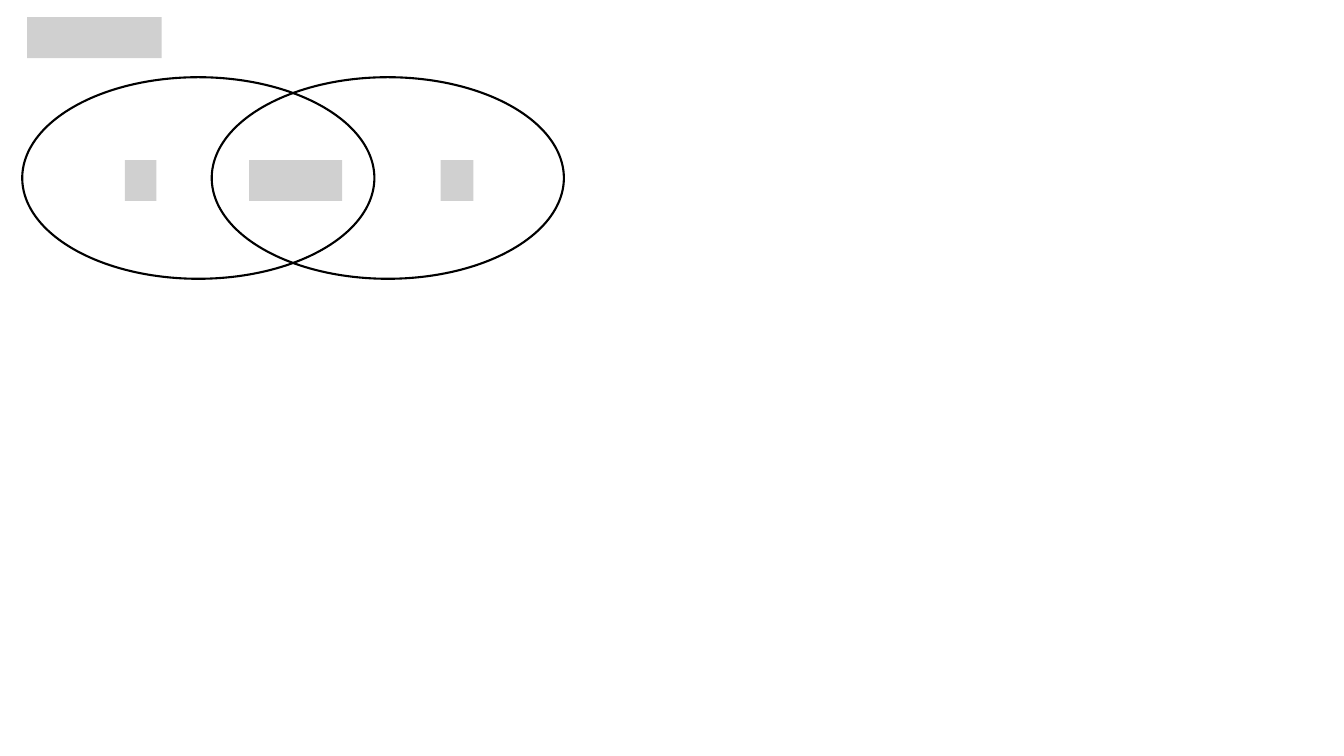
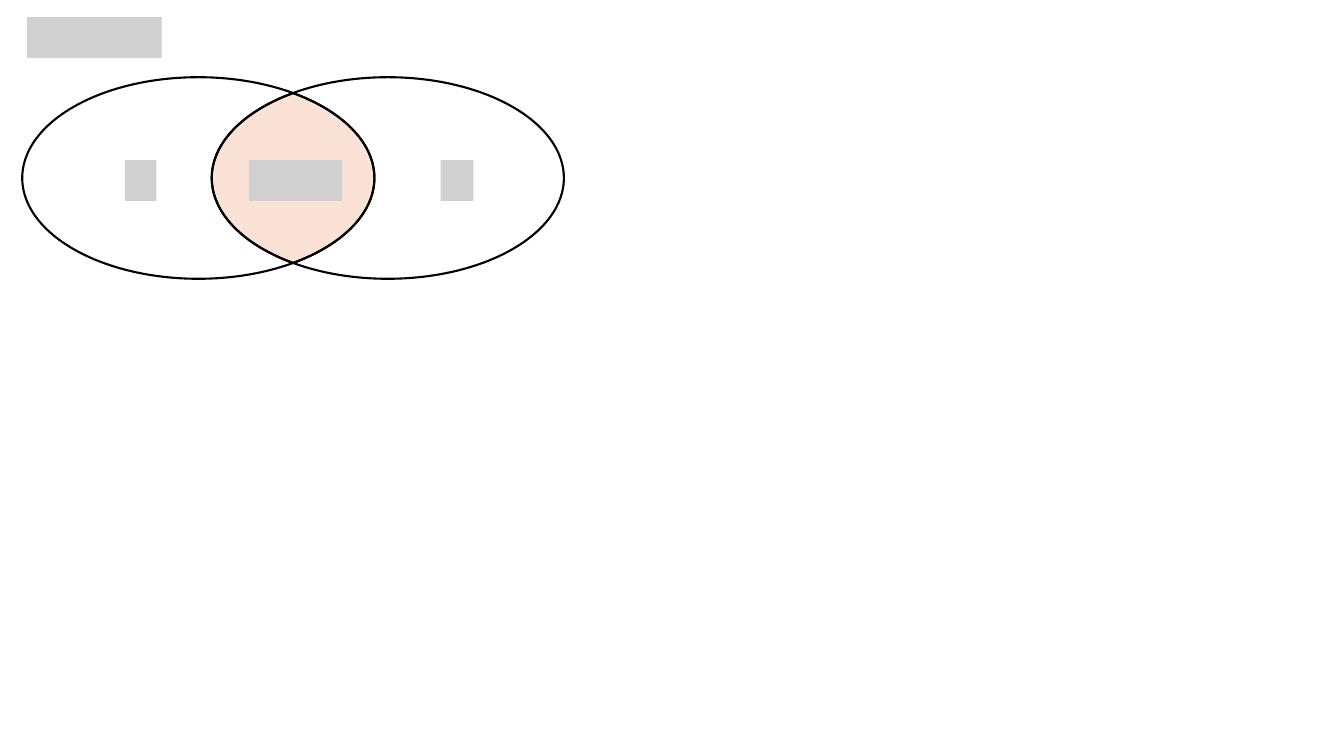
Before and after one commit to Takayoshi-Matsuyama/app_repo, a slide deck: slide 1 of stat/bayes theorem and PCR test.pptx. Drawn at 1344x756 pixels with LibreOffice and Linux fonts; fonts in the diff are those of the drawing; grey boxes stand for pictures. Boxes give left, top, right and bottom in pixels: in the first picture for what was removed or moved away, otherwise in the second. Text is boxed around its words. In the diff, an @@ line names an element or a change of style, - is before the commit and + after.

```diff
--- a/stat/bayes theorem and PCR test.pptx
+++ b/stat/bayes theorem and PCR test.pptx
@@ freeform shape added at <box>212,93,374,262</box>, fill #E97132 at 20% opacity, outline #000000 1.5 pt @@
```
Also in this commit, not shown: 1 other slide changed, 2 slides added, 4 other files.
